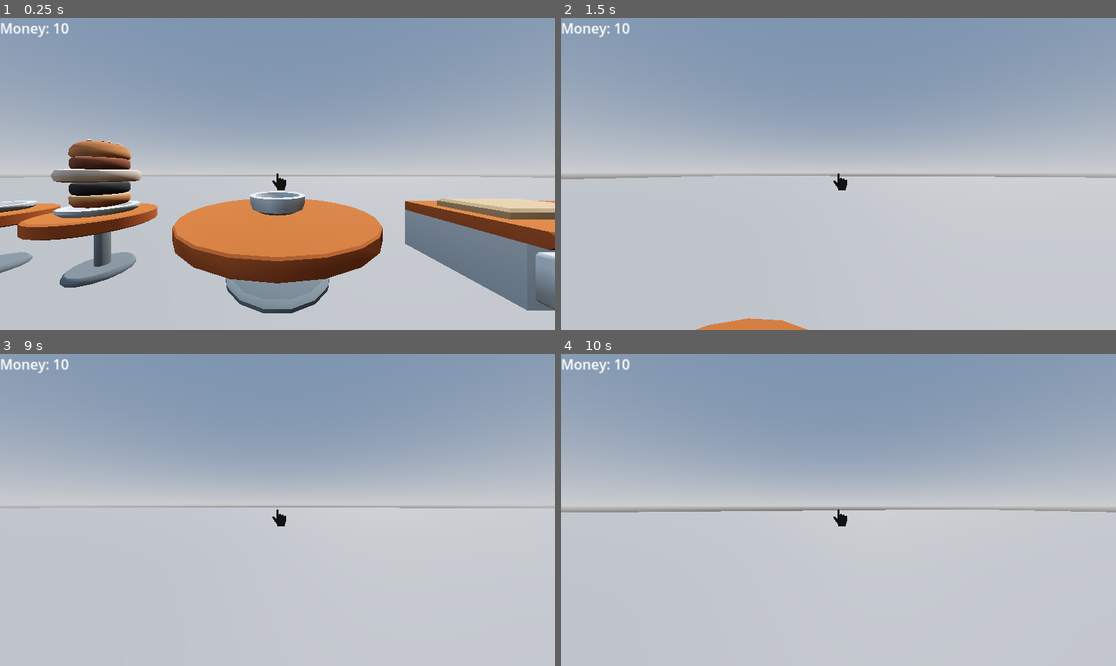
Above: before the commit, frames 1-4 (two rows, left to right).
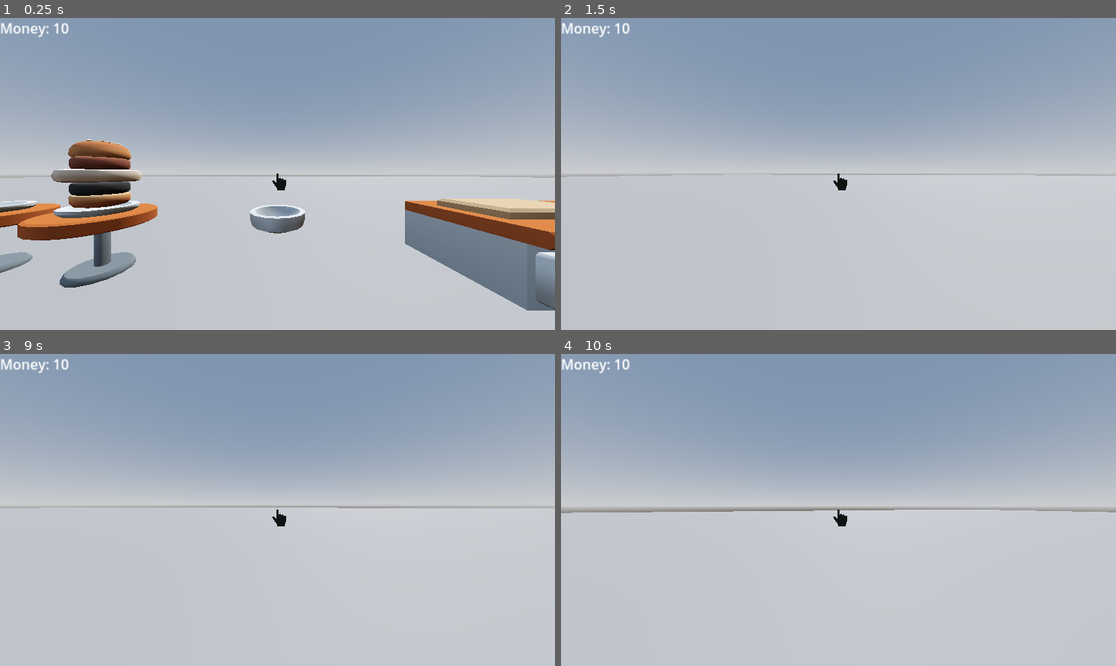
Above: after the commit, the same moments.

Repository: Flamerider347/Year12Delivery
Game: Godot game, scene res://prefabs/world.tscn
The game is run twice, just before and just after one commit, with the same random seed, the same clock (stepped at 60 frames per second) and the same inputs.
Inputs (mouse positions are in pixels of both pictures, inside the frame that each line leads up to):
- Up to frame 1 (0.25 s): no input
- Up to frame 2 (1.5 s): move the mouse to (866, 174) at 0.52 s; hold W (up) from 0.53 s (still down); click (866, 174) at 0.6 s; tap Space (jump) at 0.77 s; move the mouse to (810, 174) at 1.27 s; click (810, 174) at 1.35 s
- Up to frame 3 (9 s): tap Space (jump) at 1.52, 2.75, 3.02, 3.77, 4.52, 5.75, 6.02, 6.77, 7.52, 8 s; tap Enter at 2, 5, 7.25 s; move the mouse to (288, 503) at 2.02 s; hold Shift (sprint) 2.03-2.78 s; click (288, 503) at 2.3 s; move the mouse to (271, 516) at 2.77 s; click (271, 516) at 2.85 s; move the mouse to (316, 513) at 3.52 s; click (316, 513) at 3.6 s; move the mouse to (233, 506) at 4.27 s; tap Shift (sprint) at 4.35, 8.85 s; click (233, 506) at 4.55 s; move the mouse to (283, 510) at 5.02 s; click (283, 510) at 5.1 s; move the mouse to (255, 503) at 5.77 s; release W (up) at 5.78 s; hold D (right) 5.78-6.53 s; click (255, 503) at 5.85 s; move the mouse to (305, 510) at 6.52 s; hold Shift (sprint) 6.53-7.28 s; hold W (up) 6.53-8.78 s; click (305, 510) at 6.8 s; move the mouse to (249, 510) at 7.27 s; click (249, 510) at 7.35 s; move the mouse to (288, 503) at 8.02 s; click (288, 503) at 8.1 s; move the mouse to (271, 516) at 8.77 s; hold A (left) from 8.78 s (still down)
- Up to frame 4 (10 s): tap Space (jump) at 9.02, 9.77 s; click (832, 516) at 9.05 s; move the mouse to (877, 513) at 9.52 s; release A (left) at 9.53 s; hold W (up) from 9.53 s (still down); click (877, 513) at 9.6 s

The runs differ from the first frame. In frame 1, 10% of the frame differs, in the area x 31-69%, y 55-95%; in frame 2, 1.0%; in frame 3, less than 0.1%; in frame 4, less than 0.1%.

Commit message:
Fridge
-Added fridge
-Added fridge door swing

Diff:
--- a/prefabs/cheese.tscn
+++ b/prefabs/cheese.tscn
@@ -7,6 +7,7 @@
 size = Vector3(0.972, 0.5, 0.728)
 
 [node name="cheese" type="RigidBody3D" groups=["can_stack", "choppable", "pickupable"]]
+transform = Transform3D(-0.766044, 0, 0.642788, 0, 1, 0, -0.642788, 0, -0.766044, 0, 0, 0)
 script = ExtResource("1_pedng")
 
 [node name="FoodIngredientCheese" type="MeshInstance3D" parent="."]
--- a/prefabs/world.tscn
+++ b/prefabs/world.tscn
@@ -11,12 +11,12 @@
 [ext_resource type="ArrayMesh" uid="uid://dku845kqwnd76" path="res://assets/kitchenassets/bowl.obj" id="9_gi6id"]
 [ext_resource type="ArrayMesh" uid="uid://dnw6ln86toimb" path="res://assets/kitchenassets/knife.obj" id="10_bpfb4"]
 [ext_resource type="Texture2D" uid="uid://dtxutdwarivkd" path="res://assets/Cursor.png" id="11_b1m2q"]
-[ext_resource type="ArrayMesh" uid="uid://rs6dw7qecvnp" path="res://assets/kitchenassets/crate_buns.obj" id="12_8bx52"]
-[ext_resource type="ArrayMesh" uid="uid://n3f34hcu8wgp" path="res://assets/kitchenassets/crate_cheese.obj" id="13_le6xu"]
 [ext_resource type="ArrayMesh" uid="uid://blmeb0is1ac16" path="res://assets/kitchenassets/plate.obj" id="14_q76tg"]
 [ext_resource type="Script" uid="uid://ciavdwk3guaof" path="res://scripts/objective_plate.gd" id="14_sxw1y"]
+[ext_resource type="Script" uid="uid://8nrws8bwiprl" path="res://scripts/fridge_door.gd" id="15_2a2la"]
+[ext_resource type="ArrayMesh" uid="uid://bja6wsds8k0cf" path="res://assets/kitchenassets/fridge_A_decorated.obj" id="15_nwl14"]
+[ext_resource type="ArrayMesh" uid="uid://bmnjpfam7mg7n" path="res://assets/kitchenassets/fridge_B_door.obj" id="16_2a2la"]
 [ext_resource type="ArrayMesh" uid="uid://bnpcdwilyg6p8" path="res://assets/kitchenassets/table_round_A_small.obj" id="16_nwl14"]
-[ext_resource type="ArrayMesh" uid="uid://iwrrk2ci74kj" path="res://assets/kitchenassets/crate_steak.obj" id="17_deaom"]
 
 [sub_resource type="ProceduralSkyMaterial" id="ProceduralSkyMaterial_f3sb7"]
 sky_horizon_color = Color(0.662243, 0.671743, 0.686743, 1)
@@ -60,9 +60,6 @@
 [sub_resource type="BoxShape3D" id="BoxShape3D_k40i2"]
 size = Vector3(1.50104, 0.15033, 1)
 
-[sub_resource type="BoxShape3D" id="BoxShape3D_hiqwa"]
-size = Vector3(2.00201, 0.801208, 1.99742)
-
 [sub_resource type="PhysicsMaterial" id="PhysicsMaterial_le6xu"]
 bounce = 0.2
 
@@ -85,6 +82,18 @@
 [sub_resource type="CylinderShape3D" id="CylinderShape3D_2a2la"]
 height = 0.705811
 
+[sub_resource type="BoxShape3D" id="BoxShape3D_nwl14"]
+size = Vector3(0.51, 2.5, 2.001)
+
+[sub_resource type="BoxShape3D" id="BoxShape3D_2a2la"]
+size = Vector3(1, 0.646027, 0.649841)
+
+[sub_resource type="BoxShape3D" id="BoxShape3D_deaom"]
+size = Vector3(1, 0.641602, 0.836487)
+
+[sub_resource type="BoxShape3D" id="BoxShape3D_6mti1"]
+size = Vector3(1, 0.452454, 1.48477)
+
 [node name="world" type="Node3D"]
 script = ExtResource("1_k40i2")
 
@@ -123,6 +132,7 @@
 [node name="pickup_timer" type="Timer" parent="player"]
 
 [node name="table" type="StaticBody3D" parent="."]
+transform = Transform3D(1, 0, 0, 0, 1, 0, 0, 0, 1, -4.0067, 0, 2.91959)
 collision_layer = 3
 
 [node name="TableRoundA" type="MeshInstance3D" parent="table"]
@@ -196,29 +206,6 @@
 [node name="CollisionShape3D" type="CollisionShape3D" parent="chopping_board"]
 transform = Transform3D(1, 0, 0, 0, 1, 0, 0, 0, 1, 0.000579834, 0.077301, 0)
 shape = SubResource("BoxShape3D_k40i2")
-
-[node name="bun_crate" type="StaticBody3D" parent="." groups=["summoner"]]
-transform = Transform3D(1, 0, 0, 0, 1, 0, 0, 0, 1, 0, 0, 6)
-collision_layer = 3
-
-[node name="CollisionShape3D" type="CollisionShape3D" parent="bun_crate"]
-transform = Transform3D(1, 0, 0, 0, 1, 0, 0, 0, 1, 9.15527e-05, 0.401031, 0.000465393)
-shape = SubResource("BoxShape3D_hiqwa")
-
-[node name="CrateBuns" type="MeshInstance3D" parent="bun_crate"]
-mesh = ExtResource("12_8bx52")
-
-[node name="cheese_crate" type="StaticBody3D" parent="." groups=["summoner"]]
-transform = Transform3D(1, 0, 0, 0, 1, 0, 0, 0, 1, 2, 0, 6)
-collision_layer = 3
-
-[node name="CollisionShape3D" type="CollisionShape3D" parent="cheese_crate"]
-transform = Transform3D(1, 0, 0, 0, 1, 0, 0, 0, 1, 0, 0.395, 0)
-shape = SubResource("BoxShape3D_hiqwa")
-
-[node name="CrateCheese" type="MeshInstance3D" parent="cheese_crate"]
-mesh = ExtResource("13_le6xu")
-skeleton = NodePath("../..")
 
 [node name="bowl" type="RigidBody3D" parent="." groups=["pickupable"]]
 transform = Transform3D(1, 0, 0, 0, 1, 0, 0, 0, 1, 0, 1.01034, 0)
@@ -313,16 +300,61 @@
 transform = Transform3D(1, 0, 0, 0, 1, 0, 0, 0, 1, 0, 0.326782, 0)
 shape = SubResource("CylinderShape3D_2a2la")
 
+[node name="chopping_board2" type="StaticBody3D" parent="."]
+transform = Transform3D(1.19249e-08, 0, -1, 0, 1, 0, 1, 0, 1.19249e-08, 6, 1, 2)
+collision_layer = 3
+
+[node name="chopping_board" type="Area3D" parent="chopping_board2"]
+
+[node name="Cuttingboard" type="MeshInstance3D" parent="chopping_board2/chopping_board"]
+mesh = ExtResource("8_6mti1")
+skeleton = NodePath("../../..")
+
+[node name="CollisionShape3D" type="CollisionShape3D" parent="chopping_board2/chopping_board"]
+transform = Transform3D(1, 0, 0, 0, 1, 0, 0, 0, 1, 0, 0.08, 0)
+shape = SubResource("BoxShape3D_wse8f")
+
+[node name="CollisionShape3D" type="CollisionShape3D" parent="chopping_board2"]
+transform = Transform3D(1, 0, 0, 0, 1, 0, 0, 0, 1, 0.000579834, 0.077301, 0)
+shape = SubResource("BoxShape3D_k40i2")
+
+[node name="fridge_door" type="StaticBody3D" parent="." groups=["door"]]
+transform = Transform3D(1.19249e-08, 0, -1, 0, 1, 0, 1, 0, 1.19249e-08, 5.57167, 0, 7.00747)
+script = ExtResource("15_2a2la")
+
+[node name="CollisionShape3D" type="CollisionShape3D" parent="fridge_door"]
+transform = Transform3D(-4.37114e-08, 0, 1, 0, 1, 0, -1, 0, -4.37114e-08, -1.00611, 1.25239, 0.320662)
+shape = SubResource("BoxShape3D_nwl14")
+
+[node name="FridgeBDoor" type="MeshInstance3D" parent="fridge_door"]
+transform = Transform3D(1, 0, 0, 0, 1, 0, 0, 0, 1, -1, 0, -0.5)
+mesh = ExtResource("16_2a2la")
+skeleton = NodePath("../..")
+
+[node name="tomato_crate" type="StaticBody3D" parent="." groups=["pickupable"]]
+transform = Transform3D(1, 0, 0, 0, 1, 0, 0, 0, 1, 6, 1.9, 5.6)
+
+[node name="FridgeADecorated" type="MeshInstance3D" parent="tomato_crate"]
+transform = Transform3D(1.19249e-08, 0, -1, 0, 1, 0, 1, 0, 1.19249e-08, 0, -1.9, 0.4)
+mesh = ExtResource("15_nwl14")
+skeleton = NodePath("../..")
+
+[node name="CollisionShape3D" type="CollisionShape3D" parent="tomato_crate"]
+transform = Transform3D(1, 0, 0, 0, 1, 0, 0, 0, 1, 0, 0.0192719, -0.0162048)
+shape = SubResource("BoxShape3D_2a2la")
+
+[node name="cheese_crate" type="StaticBody3D" parent="." groups=["summoner"]]
+transform = Transform3D(1, 0, 0, 0, 1, 0, 0, 0, 1, 0, 1.83549, 6.37025)
+
+[node name="CollisionShape3D" type="CollisionShape3D" parent="cheese_crate"]
+transform = Transform3D(1, 0, 0, 0, 1, 0, 0, 0, 1, 6.00557, 0.0854492, -0.0470276)
+shape = SubResource("BoxShape3D_deaom")
+
 [node name="meat_crate" type="StaticBody3D" parent="." groups=["summoner"]]
-transform = Transform3D(1, 0, 0, 0, 1, 0, 0, 0, 1, 4, 0, 6)
 
 [node name="CollisionShape3D" type="CollisionShape3D" parent="meat_crate"]
-transform = Transform3D(1, 0, 0, 0, 1, 0, 0, 0, 1, 0, 0.395, 0)
-shape = SubResource("BoxShape3D_hiqwa")
-
-[node name="CrateSteak" type="MeshInstance3D" parent="meat_crate"]
-mesh = ExtResource("17_deaom")
-skeleton = NodePath("../..")
+transform = Transform3D(1, 0, 0, 0, 1, 0, 0, 0, 1, 5.9999, 1.22806, 6.00139)
+shape = SubResource("BoxShape3D_6mti1")
 
 [connection signal="correct_order" from="." to="." method="_on_correct_order"]
 [connection signal="correct_order" from="." to="objective_plate" method="_on_world_correct_order"]
@@ -334,3 +366,4 @@
 [connection signal="body_entered" from="knife/cut_area" to="." method="_on_cut_area_body_entered"]
 [connection signal="objective" from="objective_plate" to="." method="_on_objective_plate_objective"]
 [connection signal="body_entered" from="delivery_plate/Area3D" to="." method="_on_area_3d_body_entered"]
+[connection signal="body_entered" from="chopping_board2/chopping_board" to="." method="_on_chopping_board_body_entered"]
--- a/project.godot
+++ b/project.godot
@@ -37,6 +37,7 @@
 keep=""
 cookable=""
 meat=""
+door=""
 
 [input]
 
--- /dev/null
+++ b/scripts/fridge_door.gd
@@ -0,0 +1,14 @@
+extends StaticBody3D
+var swinging = false
+var swing_direction = 1
+var swing_power = 1
+# Called every frame. 'delta' is the elapsed time since the previous frame.
+func _process(delta: float) -> void:
+	if swinging:
+		if rotation_degrees.y < 400 and swing_direction == 1:
+			rotation_degrees.y += 1 * swing_power
+		elif rotation_degrees.y > 270 and swing_direction == -1:
+			rotation_degrees.y -= 1 * swing_power
+		else:
+			swing_direction *= -1
+			swinging = false
--- a/scripts/player.gd
+++ b/scripts/player.gd
@@ -46,6 +46,9 @@
 		else:
 			held_object.position = seecast.to_global(seecast.target_position)
 	stack()
+	if Input.is_action_just_pressed("pickup") and seecast.is_colliding() and seecast.get_collider().is_in_group("door"):
+		var door = seecast.get_collider()
+		door.swinging = true
 	if Input.is_action_just_pressed("pickup") and not held_object and can_pickup:
 		can_pickup = false
 		$pickup_timer.start(0.2)
Not shown: 1 places in prefabs/world.tscn that only renumber resources
Not shown, added: scripts/fridge_door.gd.uid
